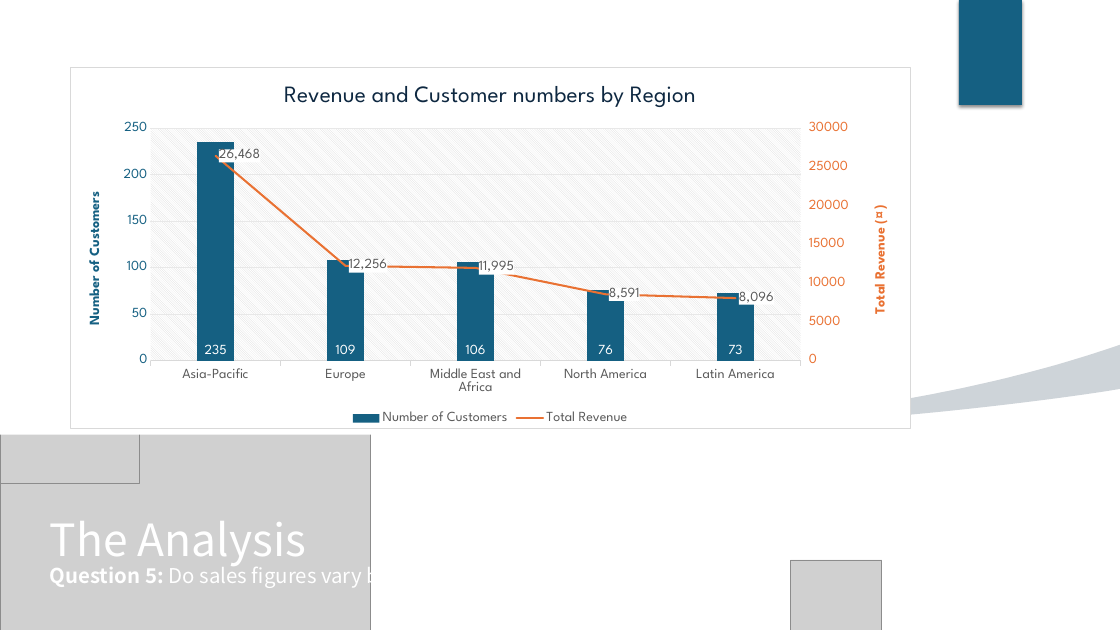
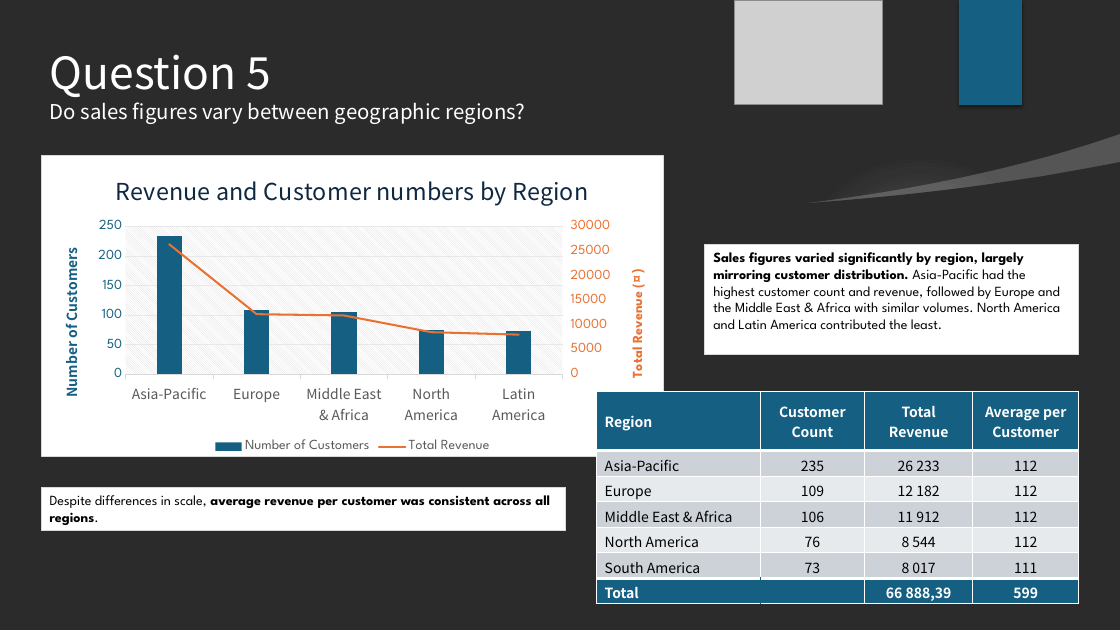
Before and after one commit to davidgriesel/03_streaming_service_database_queries, a slide deck: slide 7 of deliverables/presentation.pptx (slide 9 before the commit). Drawn at 1120x630 pixels with LibreOffice and Linux fonts; fonts in the diff are those of the drawing; grey boxes stand for pictures; background and template pictures are left out; a plain dark background stands for a picture behind light text. Boxes give left, top, right and bottom in pixels: in the first picture for what was removed or moved away, otherwise in the second. Text is boxed around its words. In the diff, an @@ line names an element or a change of style, - is before the commit and + after.

```diff
--- a/deliverables/presentation.pptx
+++ b/deliverables/presentation.pptx
@@ background #FFFFFF to picture (left out) @@
@@ rectangle removed at (x1=0, y1=0, x2=1120, y2=434) @@
@@ text "Question 5 Do sales figures ..." at (x1=50, y1=54, x2=526, y2=124): vertical alignment bottom to top @@
@@ text at (x1=50, y1=54, x2=526, y2=124): text changed @@
-The Analysis
-Question 5: Do sales figures vary between geographic regions?
+Question 5
+Do sales figures vary between geographic regions?
@@ freeform shape added at (x1=802, y1=134, x2=1120, y2=210), fill #FFFFFF at 20% opacity @@
@@ freeform shape added at (x1=0, y1=162, x2=1120, y2=630), fill #FFFFFF @@
@@ column chart at (x1=41, y1=155, x2=664, y2=457) @@
-categories: Asia-Pacific, Europe, Middle East and Africa, North America, Latin America
+categories: Asia-Pacific, Europe, Middle East & Africa, North America, Latin America
@@ data labels of Number of Customers removed @@
-Total Revenue: 26468, 12256, 11995, 8591, 8096
+Total Revenue: 26500, 12300, 12000, 8600, 8100
@@ data labels of Total Revenue removed @@
@@ category axis changed @@
@@ column chart resized from (x1=70, y1=67, x2=911, y2=429) to (x1=41, y1=155, x2=664, y2=457) @@
@@ ellipse added at (x1=791, y1=154, x2=1049, y2=413), fill gradient #F1F1F1 @@
@@ ellipse added at (x1=791, y1=154, x2=1049, y2=413), fill gradient #F1F1F1 @@
@@ rectangle added at (x1=705, y1=245, x2=1079, y2=355), fill #FFFFFF, outline #D9D9D9 0.75 pt, 12 pt, text #000000 @@
+Sales figures varied significantly by region, largely mirroring customer distribution. Asia-Pacific had the highest customer count and revenue, followed by Europe and the Middle East & Africa with similar volumes. North America and Latin America contributed the least.
@@ freeform shape removed at (x1=802, y1=345, x2=1120, y2=421) @@
@@ table added at (x1=597, y1=392, x2=1079, y2=605), 7 rows, 4 columns @@
+Region | Customer Count | Total Revenue | Average per Customer
+Asia-Pacific | 235 | 26 233 | 112
+Europe | 109 | 12 182 | 112
+Middle East & Africa | 106 | 11 912 | 112
+North America | 76 | 8 544 | 112
+South America | 73 | 8 017 | 111
+Total |  | 66 888,39 | 599
@@ rectangle added at (x1=41, y1=488, x2=565, y2=530), fill #FFFFFF, outline #D9D9D9 0.75 pt, 12 pt, text #000000, bold @@
+Despite differences in scale, average revenue per customer was consistent across all regions.
```
Also in this commit, not shown: 7 other slides changed, 2 slides removed, 13 other files.
